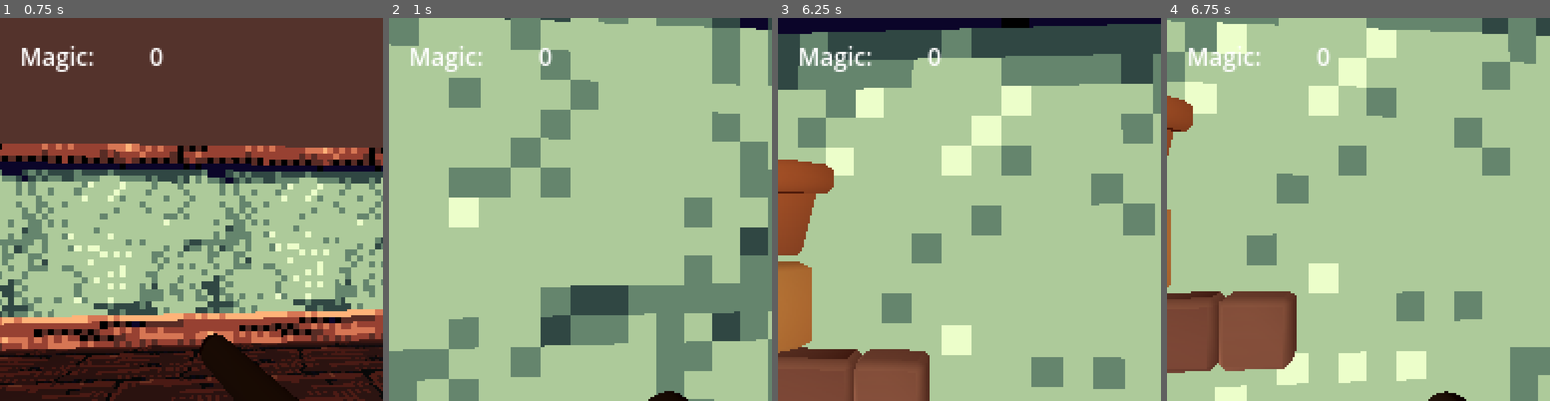
Above: before the commit, frames 1-4 (left to right).
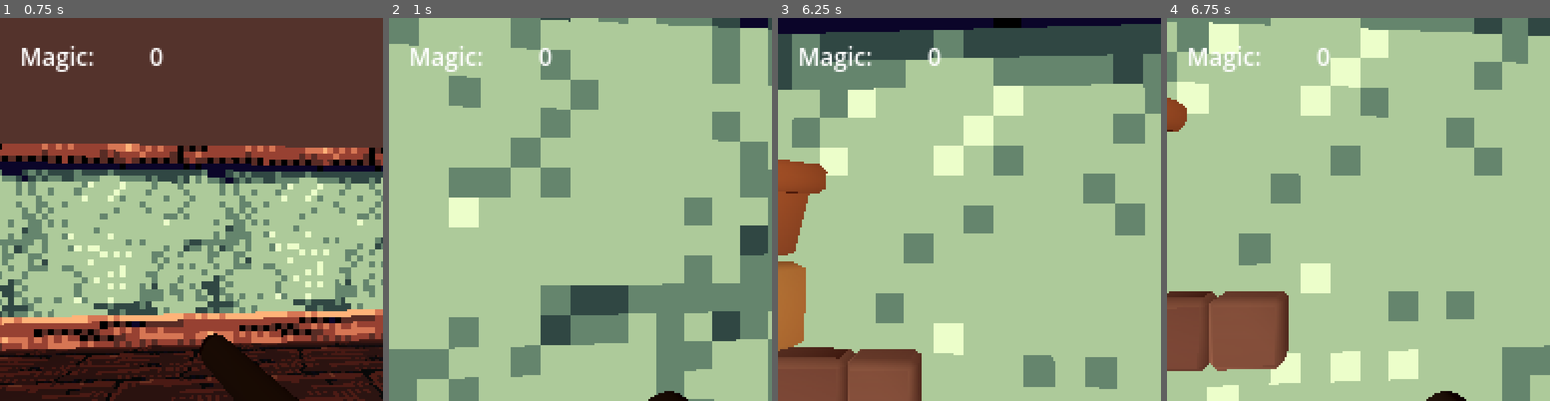
Above: after the commit, the same moments.

Repository: kaisalmon/gwt-85-entry
Game: Godot game, scene res://scenes/level/level.tscn
Two runs of this game, one before a commit and one after it. Both use one fixed random seed, a clock stepped at 60 frames per second and the inputs below.
Inputs (mouse positions are in pixels of both pictures, inside the frame that each line leads up to):
- Up to frame 1 (0.75 s): move the mouse to (210, 209) at 0.52 s; press the mouse at (210, 209) at 0.53 s; hold W (move_up) from 0.53 s (still down)
- Up to frame 2 (1 s): keep holding W (move_up)
- Up to frame 3 (6.25 s): move the mouse to (950, 209) at 1.27 s; release the mouse at (950, 209) at 1.28 s; click (950, 209) at 1.35 s; move the mouse to (980, 201) at 2.02 s; press the mouse at (980, 201) at 2.03 s; move the mouse to (965, 217) at 2.77 s; release the mouse at (965, 217) at 2.78 s; click (965, 217) at 2.85 s; move the mouse to (1000, 213) at 3.52 s; press the mouse at (1000, 213) at 3.53 s; move the mouse to (938, 205) at 4.27 s; release the mouse at (938, 205) at 4.28 s; click (938, 205) at 4.35 s; move the mouse to (973, 209) at 5.02 s; press the mouse at (973, 209) at 5.03 s; move the mouse to (954, 201) at 5.77 s; release W (move_up) at 5.78 s; release the mouse at (954, 201) at 5.78 s; hold D (move_right) from 5.78 s (still down); click (954, 201) at 5.85 s
- Up to frame 4 (6.75 s): move the mouse to (1377, 209) at 6.52 s; release D (move_right) at 6.53 s; press the mouse at (1377, 209) at 6.53 s; hold W (move_up) from 6.53 s (still down)

Frame 1 is identical in both runs. In frame 2, 0.8% of the frame differs, in the area x 0-99%, y 0-95%; in frame 3, 8.8%; in frame 4, 9.0%, in the area x 0-100%, y 0-100%.

Commit message:
🔗 remove orphaned references

Diff:
--- a/scenes/interactable/item_provider.tscn
+++ b/scenes/interactable/item_provider.tscn
@@ -5,13 +5,13 @@
 [sub_resource type="SphereShape3D" id="SphereShape3D_b7q1x"]
 radius = 1.0
 
-[sub_resource type="StandardMaterial3D" id="StandardMaterial3D_b7q1x"]
+[sub_resource type="StandardMaterial3D" id="StandardMaterial3D_yvxfo"]
 transparency = 1
 shading_mode = 0
-albedo_color = Color(0.915, 1, 0.49, 0.647059)
+albedo_color = Color(4.04298e-06, 0.661018, 0.583787, 0.647059)
 
-[sub_resource type="SphereMesh" id="SphereMesh_yvxfo"]
-material = SubResource("StandardMaterial3D_b7q1x")
+[sub_resource type="SphereMesh" id="SphereMesh_vyspm"]
+material = SubResource("StandardMaterial3D_yvxfo")
 
 [node name="ItemProvider" type="Area3D"]
 collision_layer = 4
--- a/scenes/level/level.tscn
+++ b/scenes/level/level.tscn
@@ -14,6 +14,8 @@
 [ext_resource type="ArrayMesh" uid="uid://b1uvctgnt15c6" path="res://models/pictureframe_medium.obj" id="12_3rml5"]
 [ext_resource type="ArrayMesh" uid="uid://cofvr8yva6bwx" path="res://models/lamp_standing.obj" id="13_a5iu8"]
 [ext_resource type="PackedScene" uid="uid://b7658larp87xq" path="res://scenes/interactable/cauldron.tscn" id="14_b3up8"]
+[ext_resource type="PackedScene" uid="uid://b5npl0ksq8mxq" path="res://scenes/interactable/item_provider.tscn" id="15_vrc4q"]
+[ext_resource type="PackedScene" uid="uid://c4mtybhuv7us2" path="res://scenes/interactable/room_expander.tscn" id="16_x4oov"]
 
 [sub_resource type="ConvexPolygonShape3D" id="ConvexPolygonShape3D_cqqhe"]
 points = PackedVector3Array(-0.850137, 0.0499641, -0.75, -0.850137, 0.0249221, -0.743422, -0.87498, 0.0499641, -0.74342 …(3516 unchanged characters)…
@@ -60,7 +62,6 @@
 material_override = ExtResource("4_pm6rs")
 material_overlay = ExtResource("5_vrc4q")
 mesh = ExtResource("6_x4oov")
-skeleton = NodePath("../../root/@EditorNode@21272/@Panel@14/@VBoxContainer@15/DockHSplitLeftL/DockHSplitLeftR/DockHSplitMain/@VBoxContainer@26/DockVSplitCenter/@VSplitContainer@54/@VBoxContainer@55/@EditorMainScreen@102/MainScreen/@CanvasItemEditor@11482/@VSplitContainer@11134/@HSplitContainer@11136/@HSplitContainer@11138/@Control@11139/@SubViewportContainer@11140/@SubViewport@11141/Node3D")
 
 [node name="StaticBody3D" type="StaticBody3D" parent="RoomBase/Armchair" index="0"]
 
@@ -72,7 +73,6 @@
 material_override = SubResource("StandardMaterial3D_yoh1m")
 material_overlay = SubResource("ShaderMaterial_u5w0m")
 mesh = ExtResource("9_qjqsm")
-skeleton = NodePath("../../root/@EditorNode@21272/@Panel@14/@VBoxContainer@15/DockHSplitLeftL/DockHSplitLeftR/DockHSplitMain/@VBoxContainer@26/DockVSplitCenter/@VSplitContainer@54/@VBoxContainer@55/@EditorMainScreen@102/MainScreen/@CanvasItemEditor@11482/@VSplitContainer@11134/@HSplitContainer@11136/@HSplitContainer@11138/@Control@11139/@SubViewportContainer@11140/@SubViewport@11141/Node3D")
 
 [node name="StaticBody3D" type="StaticBody3D" parent="RoomBase/BookSet" index="0"]
 
@@ -84,7 +84,6 @@
 material_override = SubResource("StandardMaterial3D_xm880")
 material_overlay = ExtResource("5_vrc4q")
 mesh = ExtResource("10_0fkkc")
-skeleton = NodePath("../../root/@EditorNode@21272/@Panel@14/@VBoxContainer@15/DockHSplitLeftL/DockHSplitLeftR/DockHSplitMain/@VBoxContainer@26/DockVSplitCenter/@VSplitContainer@54/@VBoxContainer@55/@EditorMainScreen@102/MainScreen/@CanvasItemEditor@11482/@VSplitContainer@11134/@HSplitContainer@11136/@HSplitContainer@11138/@Control@11139/@SubViewportContainer@11140/@SubViewport@11141/Node3D")
 
 [node name="StaticBody3D" type="StaticBody3D" parent="RoomBase/CabinetMediumDecorated" index="0"]
 
@@ -96,7 +95,6 @@
 material_override = SubResource("StandardMaterial3D_r732y")
 material_overlay = ExtResource("5_vrc4q")
 mesh = ExtResource("11_wyi7n")
-skeleton = NodePath("../../root/@EditorNode@21272/@Panel@14/@VBoxContainer@15/DockHSplitLeftL/DockHSplitLeftR/DockHSplitMain/@VBoxContainer@26/DockVSplitCenter/@VSplitContainer@54/@VBoxContainer@55/@EditorMainScreen@102/MainScreen/@CanvasItemEditor@11482/@VSplitContainer@11134/@HSplitContainer@11136/@HSplitContainer@11138/@Control@11139/@SubViewportContainer@11140/@SubViewport@11141/Node3D")
 
 [node name="StaticBody3D" type="StaticBody3D" parent="RoomBase/CabinetSmallDecorated" index="0"]
 
@@ -130,3 +128,9 @@
 
 [node name="Cauldron" parent="." index="6" instance=ExtResource("14_b3up8")]
 transform = Transform3D(1, 0, 0, 0, 1, 0, 0, 0, 1, -1.92268, 0, -2.96324)
+
+[node name="ItemProvider" parent="." index="7" instance=ExtResource("15_vrc4q")]
+transform = Transform3D(1, 0, 0, 0, 1, 0, 0, 0, 1, -3, 1, 3)
+
+[node name="RoomExpander" parent="." index="8" instance=ExtResource("16_x4oov")]
+transform = Transform3D(1, 0, 0, 0, 1, 0, 0, 0, 1, -3, 1, 0)
--- a/scenes/level/wall.tscn
+++ b/scenes/level/wall.tscn
@@ -18,7 +18,6 @@
 [node name="Wall" type="MeshInstance3D"]
 material_override = SubResource("StandardMaterial3D_wc74u")
 mesh = SubResource("PlaneMesh_im4oq")
-skeleton = NodePath("../../root/@EditorNode@21272/@Panel@14/@VBoxContainer@15/DockHSplitLeftL/DockHSplitLeftR/DockHSplitMain/@VBoxContainer@26/DockVSplitCenter/@VSplitContainer@54/@VBoxContainer@55/@EditorMainScreen@102/MainScreen/@CanvasItemEditor@11482/@VSplitContainer@11134/@HSplitContainer@11136/@HSplitContainer@11138/@Control@11139/@SubViewportContainer@11140/@SubViewport@11141/Node3D")
 
 [node name="StaticBody3D" type="StaticBody3D" parent="."]
 
--- a/scenes/level/wooden_floor.tscn
+++ b/scenes/level/wooden_floor.tscn
@@ -16,7 +16,6 @@
 [node name="WoodenFloor" type="MeshInstance3D"]
 material_override = SubResource("StandardMaterial3D_yygki")
 mesh = SubResource("PlaneMesh_0o8vs")
-skeleton = NodePath("../../root/@EditorNode@21272/@Panel@14/@VBoxContainer@15/DockHSplitLeftL/DockHSplitLeftR/DockHSplitMain/@VBoxContainer@26/DockVSplitCenter/@VSplitContainer@54/@VBoxContainer@55/@EditorMainScreen@102/MainScreen/@CanvasItemEditor@11482/@VSplitContainer@11134/@HSplitContainer@11136/@HSplitContainer@11138/@Control@11139/@SubViewportContainer@11140/@SubViewport@11141/Node3D")
 
 [node name="StaticBody3D" type="StaticBody3D" parent="."]
 
Not shown: 1 places in scenes/interactable/item_provider.tscn that only renumber resources
Not shown: 1 places in scenes/level/level.tscn that only renumber resources
